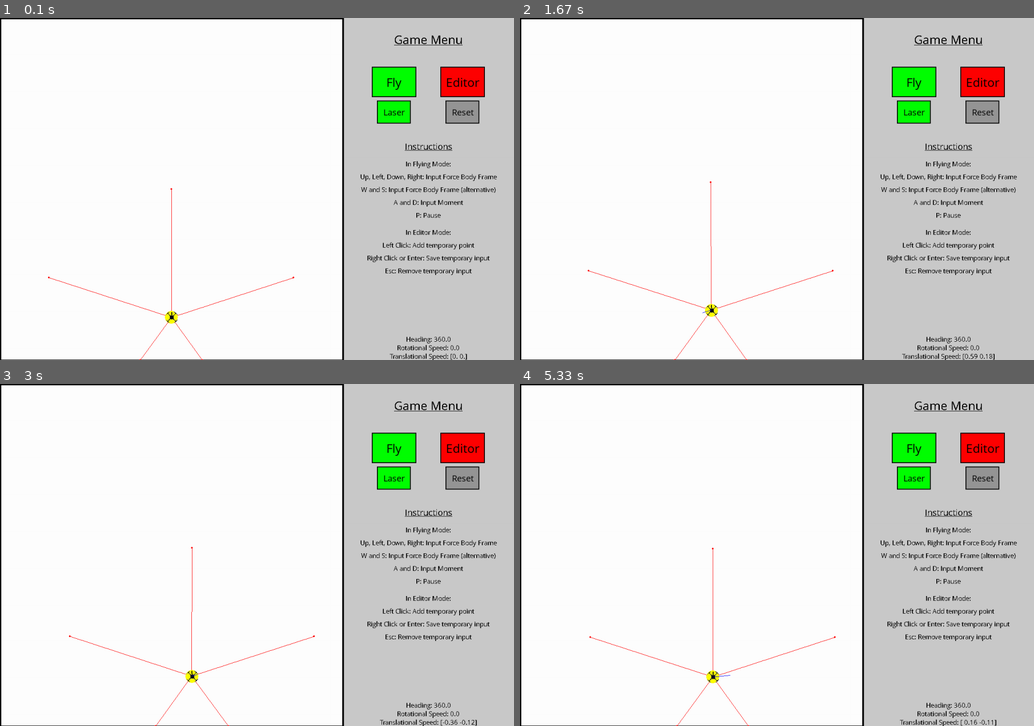
Above: before the commit, frames 1-4 (two rows, left to right).
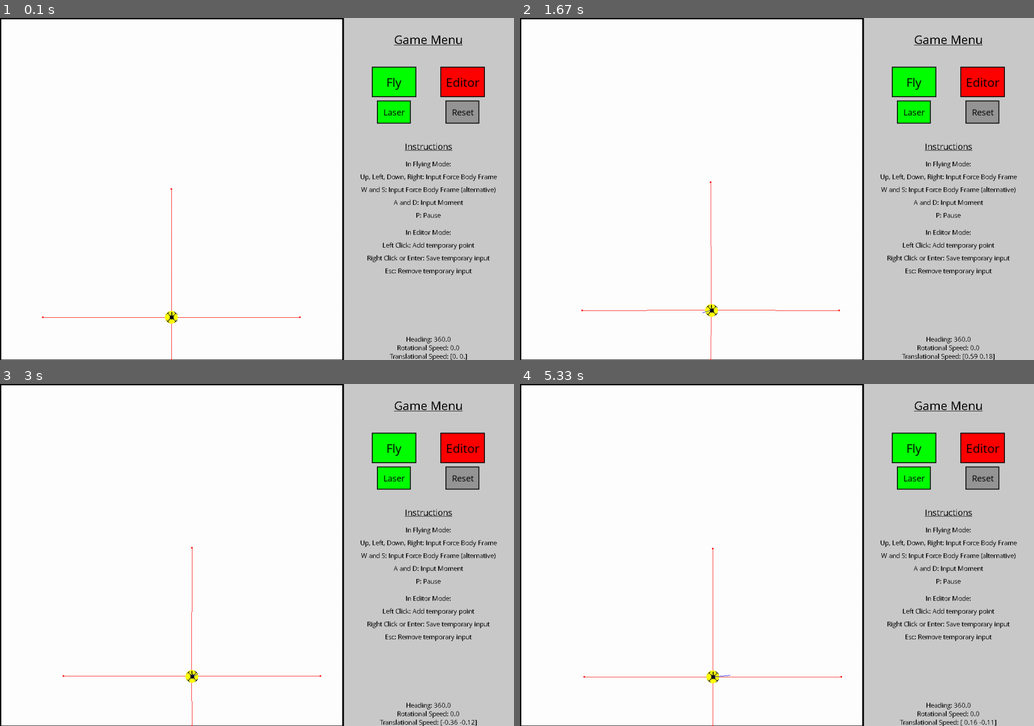
Above: after the commit, the same moments.

Repository: Erikx3/2D_Pygame_Drone_Simulation
Game: pygame game, started from main.py
Same seed, same stepped clock (60 frames per second), same inputs: the game is played once before the commit and once after it.
Inputs (mouse positions are in pixels of both pictures, inside the frame that each line leads up to):
- Up to frame 1 (0.1 s): no input
- Up to frame 2 (1.67 s): hold Right 0.33-0.8 s; move the mouse to (756, 202) at 0.37 s; hold Up 0.83-1.13 s; hold Right 1.17-1.63 s
- Up to frame 3 (3 s): hold Left 1.67-2.2 s; hold Down 2.23-2.53 s; hold Left 2.57-2.97 s
- Up to frame 4 (5.33 s): hold Up 3-3.37 s; hold Right 3.4-4.03 s; hold Down 4.07-4.43 s; hold Left 4.47-4.93 s; hold Right from 4.97 s (still down)

The runs differ from the first frame. In frame 1, 0.3% of the frame differs, in the area x 8-59%, y 75-100%; in frame 2, 0.3%; in frame 3, 0.3%; in frame 4, 0.4%, in the area x 12-63%, y 73-100%.

Commit message:
Refactored Code for Settings input and readability

Diff:
--- a/drone.py
+++ b/drone.py
@@ -6,6 +6,17 @@
 from tools.line_intersect import line_intersection, distance
 import random
 
+# Drone Settings
+RADIUS = 0.15  # [m] | Default: 0.15
+DRONE_MASS = 1  # [kg] | Default: 1
+DAMP_TRANSLATIONAL = 0.75  # translational damping [kg/s] | Default: 0.75
+DAMP_ROTATIONAL = 0.05  # rotational damping [kg*m^2/s] | Default: 0.05
+F_USER_MAX = 1  # [N] Input by user to control drone | Default: 1
+M_USER_MAX = 0.25  # [Nm] | Default: 0.25
+
+NUMBER_LASER = 4  # Number of laser from drone | Default: 4
+LASER_RANGE_MAX = 3  # Maximum range of lasers in [m] | Default: 3
+
 
 class Drone:
     def __init__(self, environment):
@@ -13,20 +24,20 @@
         self.env = environment
 
         # --------- Settings ---------
-        # TODO: Think about adding these to Game Menu
-        self.radius = 0.15  # [m]
-        self.drone_mass = 1  # [kg]
-        self.damp_t = 0.75  # translational damping [kg/s]
-        self.damp_r = 0.05  # rotational damping [kg*m^2/s]
-        self.F_user_max = 1
-        self.M_user_max = 0.25
-
+        self.radius = RADIUS  # [m]
+        self.drone_mass = DRONE_MASS  # [kg]
+        self.damp_t = DAMP_TRANSLATIONAL  # translational damping [kg/s]
+        self.damp_r = DAMP_ROTATIONAL  # rotational damping [kg*m^2/s]
+        self.F_user_max = F_USER_MAX
+        self.M_user_max = M_USER_MAX
+
+        self.n_laser = NUMBER_LASER  # Number of laser range measurements used
+        self.laser_max_range = LASER_RANGE_MAX  # Maximum range of lasers in [m]
+
+        # Initial position, change if wanted
         self.x0 = (self.env.PLAYGROUND_WIDTH / 2) / self.env.m_to_pxl  # Initial Position in x [m]
         self.y0 = 100 / self.env.m_to_pxl  # Initial Position in y [m]
-        self.psi0 = np.pi * 0/180
-
-        self.n_laser = 5  # Number of laser range measurements used
-        self.laser_max_range = 3  # Maximum range of lasers
+        self.psi0 = np.pi * 0 / 180
 
         # --------- Rest of init (DO NOT CHANGE) ---------
         # Load drone image
@@ -76,6 +87,7 @@
         [unit.update(dt=self.env.dt) for unit in self.measurement_units]
 
     def update_draw(self):
+        # Order is important
         if self.env.laser_flag:
             self.draw_laser()
         self.draw_drone()
@@ -178,7 +190,8 @@
                     self.env.pause("YOU CRASHED")
                     self.reset_drone()
 
-        # TODO Help function placed here for now to access obstacles, think about good way of refactoring
+        # TODO Help function for creating true artificial laser measurements placed here for now to access obstacles,
+        #  think about good way of refactoring
         self.simulate_laser_meas(self.n_laser, self.laser_max_range, all_line_obstacles)
 
     def reset_drone(self):
@@ -205,7 +218,7 @@
     def simulate_laser_meas(self, no_laser, max_range, all_line_obs):
         """
         Help function to generate true laser range measurements
-        (update self.simulated_laser_range and points for visualization)
+        (This updates self.simulated_laser_range and points for visualization)
 
         :param max_range: maximum range of laser measurement
         :param all_line_obs: list of np.ndarrays (dim=2) containing coordinates of lines
--- a/environment.py
+++ b/environment.py
@@ -1,17 +1,22 @@
 """ Class to handle all environment and setting related stuff"""
 
 import pygame
+
+# Settings for environment:
+METER_TO_PIXEL = 100  # Factor to scale playground between pixel and meters (default drone size is ~0.3m)
+SCREEN_WIDTH = 1200  # Minimum Recommended: 1100
+SCREEN_HEIGHT = 800  # Minimum recommended: 700
 
 
 class Environment:
     def __init__(self):
         # --------- Environment Settings ---------
         # Define conversion rate between pixel and metres
-        self.m_to_pxl = 100
+        self.m_to_pxl = METER_TO_PIXEL
         # Define screen width and height (possible to change, but not recommended, since menu bar not dynamically
         # scaled yet)
-        self.SCREEN_WIDTH = 1200
-        self.SCREEN_HEIGHT = 800
+        self.SCREEN_WIDTH = SCREEN_WIDTH
+        self.SCREEN_HEIGHT = SCREEN_HEIGHT
 
         # ---------- Rest of init (DO NOT CHANGE) ----------
         # Initialize pygame
@@ -62,34 +67,6 @@
         self.dt = self.clock.tick_busy_loop(60) / 1000  # [s]
         self.total_time += self.dt  # [s]
 
-    def mysys_to_pygame(self, coord_array):
-        """
-        Convert coordinates into pygame coordinates (origin lower-left => top left, meters => pixel)
-
-        :param coord_array: numpy array with coordinates
-        """
-        coord_array = coord_array * self.m_to_pxl  # Unit conversion
-        # Change coord orig
-        if coord_array.ndim > 1:
-            coord_array[:, 1] = self.SCREEN_HEIGHT - coord_array[:, 1]
-        else:
-            coord_array[1] = self.SCREEN_HEIGHT - coord_array[1]
-        return coord_array
-
-    def pygame_to_mysys(self, coord_array):
-        """
-        Convert coordinates into my system coordinates (origin top-left => bottom-left, pixel => meters)
-
-        :param coord_array: numpy array with coordinates
-        """
-        # Change coord orig
-        if coord_array.ndim > 1:
-            coord_array[:, 1] = self.SCREEN_HEIGHT - coord_array[:, 1]
-        else:
-            coord_array[1] = self.SCREEN_HEIGHT - coord_array[1]
-        coord_array = coord_array/self.m_to_pxl  # Unit conversion
-        return coord_array
-
     def draw_environment(self):
         self.screen.fill(self.WHITE)
         self.create_game_menu()
@@ -114,9 +91,9 @@
         self.laser_button.draw()
 
         # Draw Instructions
-        self.create_instructions()
-
-    def create_instructions(self):
+        self.create_instructions_text()
+
+    def create_instructions_text(self):
         c = 300
         self.display_text(text='Instructions',
                           pos=(self.MENU_MID_COORD, c),
@@ -243,6 +220,34 @@
                 return True
         return False
 
+    def mysys_to_pygame(self, coord_array):
+        """
+        Convert coordinates into pygame coordinates (origin lower-left => top left, meters => pixel)
+
+        :param coord_array: numpy array with coordinates
+        """
+        coord_array = coord_array * self.m_to_pxl  # Unit conversion
+        # Change coord orig
+        if coord_array.ndim > 1:
+            coord_array[:, 1] = self.SCREEN_HEIGHT - coord_array[:, 1]
+        else:
+            coord_array[1] = self.SCREEN_HEIGHT - coord_array[1]
+        return coord_array
+
+    def pygame_to_mysys(self, coord_array):
+        """
+        Convert coordinates into my system coordinates (origin top-left => bottom-left, pixel => meters)
+
+        :param coord_array: numpy array with coordinates
+        """
+        # Change coord orig
+        if coord_array.ndim > 1:
+            coord_array[:, 1] = self.SCREEN_HEIGHT - coord_array[:, 1]
+        else:
+            coord_array[1] = self.SCREEN_HEIGHT - coord_array[1]
+        coord_array = coord_array/self.m_to_pxl  # Unit conversion
+        return coord_array
+
 
 class Button:
     def __init__(self, environment, color, x, y, width, height, text='', fontsize=30):
@@ -262,9 +267,15 @@
         :param outline: Whether button should have black outline
         """
         if outline:
-            pygame.draw.rect(self.env.screen, self.env.BLACK, (self.x - self.width/2 - 2, self.y - self.height/2 - 2, self.width + 4, self.height + 4), 0)
-
-        pygame.draw.rect(self.env.screen, self.color, (self.x - self.width/2, self.y - self.height/2, self.width, self.height), 0)
+            pygame.draw.rect(self.env.screen,
+                             self.env.BLACK,
+                             (self.x - self.width/2 - 2, self.y - self.height/2 - 2, self.width + 4, self.height + 4),
+                             0)
+
+        pygame.draw.rect(self.env.screen,
+                         self.color,
+                         (self.x - self.width/2, self.y - self.height/2, self.width, self.height),
+                         0)
 
         if self.text != '':
             font = pygame.font.SysFont('Comic Sans MS', self.fontsize)
--- a/main.py
+++ b/main.py
@@ -32,7 +32,7 @@
             # Check environment related events
             env.check_quit_event(event)
             env.check_user_input(event)
-            # Check user input if in editor mode
+            # Check user input for editor mode
             obstacles.check_user_input(event)
 
         # Draw environment
